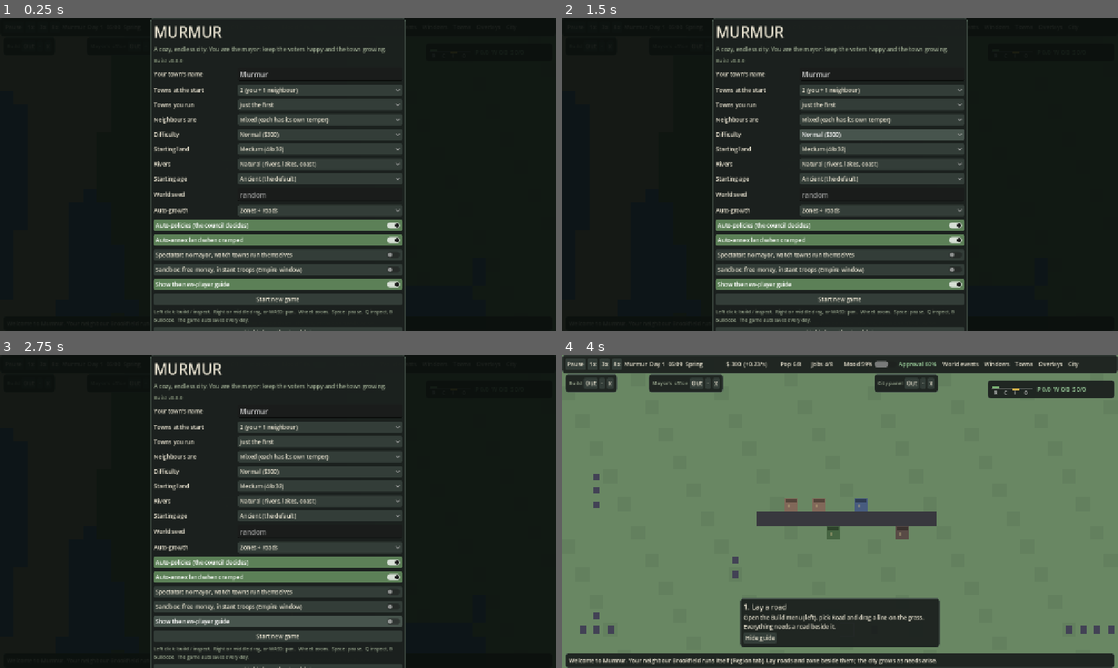
Above: before the commit, frames 1-4 (two rows, left to right).
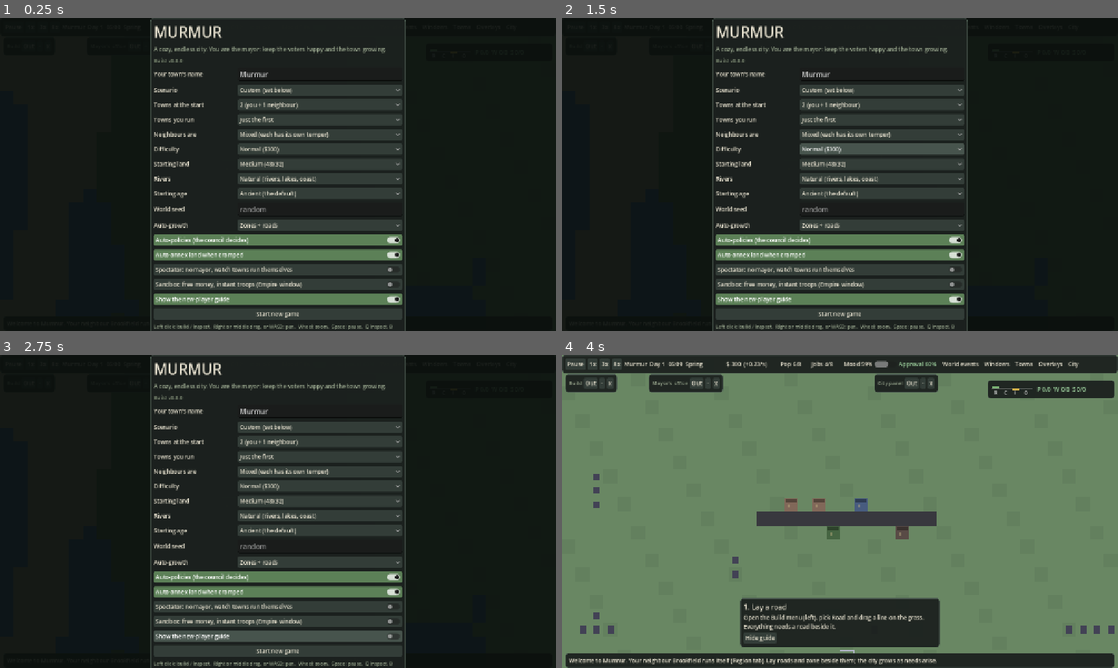
Above: after the commit, the same moments.

Repository: krugerhomeassistant/murmur
Game: Godot game, scene res://scenes/main.tscn
Two runs of this game, one before a commit and one after it. Both use one fixed random seed, a clock stepped at 60 frames per second and the inputs below.
Inputs:
- Up to frame 1 (0.25 s): no input
- Up to frame 2 (1.5 s): click "Normal ($300)" at 0.5 s; click "Normal ($300)" at 1.25 s
- Up to frame 3 (2.75 s): click "Show the new-player guide" at 2 s
- Up to frame 4 (4 s): click "Show the new-player guide" at 2.75 s; click "Start new game" at 3.5 s

The runs differ from the first frame. In frame 1, 12% of the frame differs, in the area x 27-73%, y 22-100%; in frame 2, 12%; in frame 3, 9.6%; in frame 4, less than 0.1%.

Commit message:
Scenario presets on the new-game screen

Diff:
--- a/client/scripts/setup.gd
+++ b/client/scripts/setup.gd
@@ -70,6 +70,11 @@
 	o_name.text = "Murmur"
 	o_name.max_length = 18
 	_row(v, "Your town's name", o_name, "What your town is called.")
+	var pre := _opt(v, "Scenario", ["Custom (set below)", "One town", "Province (4 towns, you run 2)", "Continent (8 towns, you run all)"], 0, "A shortcut that sets the number of towns and how many you run. Change either below afterwards if you like.")
+	pre.item_selected.connect(func(i: int) -> void:
+		if i > 0:
+			o_towns.select([0, 0, 3, 7][i])
+			o_runs.select([0, 0, 1, 3][i]))
 	o_towns = _opt(v, "Towns at the start", ["1 (just you)", "2 (you + 1 neighbour)", "3 (you + 2 neighbours)", "4 (you + 3 neighbours)", "5", "6", "7", "8 (busy region)"], 1, "Neighbour towns run themselves. You trade, ally, embargo or fight with them. You can found more later from the Towns menu.")
 	o_runs = _opt(v, "Towns you run", ["Just the first", "2 (a province)", "4", "All of them (a continent)"], 0, "How many of the starting towns are yours. The rest run themselves. Tab switches between your towns. Never more than the towns at the start.")
 	o_mood = _opt(v, "Neighbours are", ["Friendly", "Mixed (each has its own temper)", "Prickly", "Random"], 1, "How the neighbours feel about you at the start. Friendly towns offer pacts; prickly ones smuggle, raid and demand tribute.")
Not shown, changed: CHANGELOG.md
Not shown, changed: docs/SANDBOX_DESIGN.md
